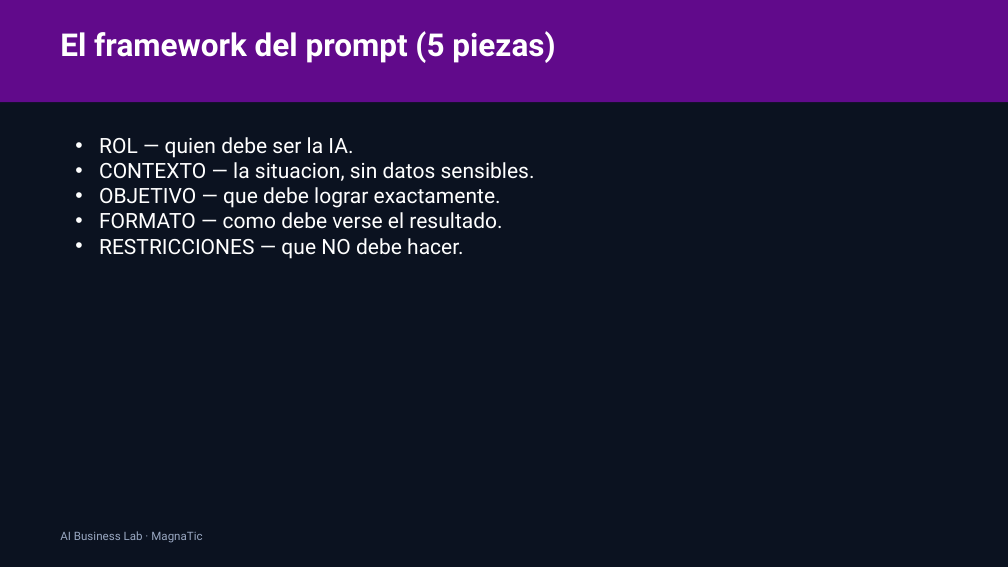
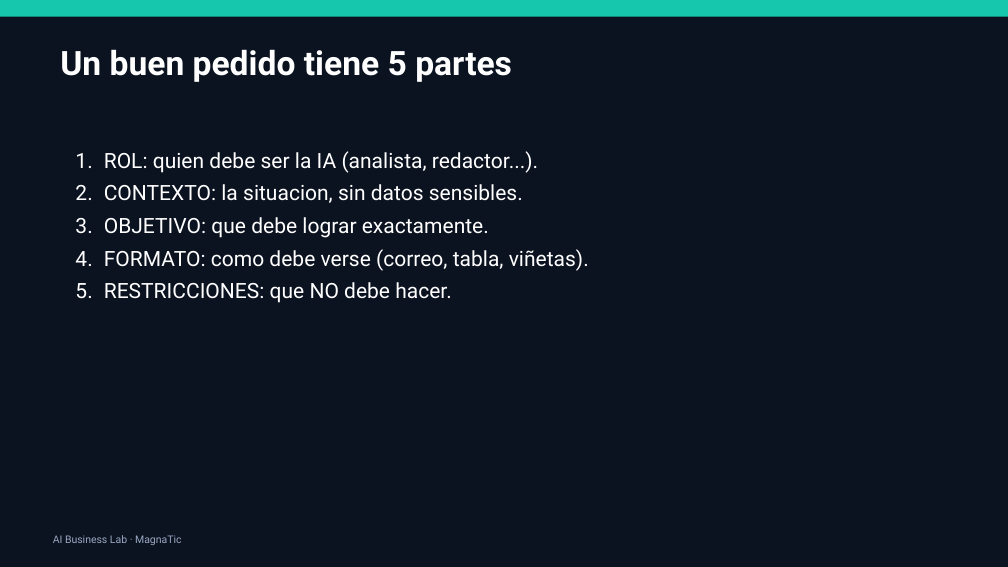
Before and after one commit to xander0408/CURSOS, a slide deck: slide 17 of AI-Business-Lab-Presentacion.pptx (slide 8 before the commit). Drawn at 1008x567 pixels with LibreOffice and Linux fonts; fonts in the diff are those of the drawing. Boxes give left, top, right and bottom in pixels: in the first picture for what was removed or moved away, otherwise in the second. Text is boxed around its words. In the diff, an @@ line names an element or a change of style, - is before the commit and + after.

```diff
--- a/AI-Business-Lab-Presentacion.pptx
+++ b/AI-Business-Lab-Presentacion.pptx
@@ rectangle: place and size @@
-rectangle at (0,0,1008,102)
+rectangle at (0,0,1008,17)
@@ rectangle at (0,0,1008,17): fill #610A8B to #16C6AD @@
@@ text removed at (60,31,555,63) @@
-El framework del prompt (5 piezas)
@@ text added at (60,49,512,82), 32 pt, text #FFFFFF, bold @@
+Un buen pedido tiene 5 partes
@@ text at (104,151,589,303): text changed @@
-• ROL — quien debe ser la IA.
-• CONTEXTO — la situacion, sin datos sensibles.
-• OBJETIVO — que debe lograr exactamente.
-• FORMATO — como debe verse el resultado.
-• RESTRICCIONES — que NO debe hacer.
+1. ROL: quien debe ser la IA (analista, redactor...).
+2. CONTEXTO: la situacion, sin datos sensibles.
+3. OBJETIVO: que debe lograr exactamente.
+4. FORMATO: como debe verse (correo, tabla, viñetas).
+5. RESTRICCIONES: que NO debe hacer.
@@ text "AI Business Lab · MagnaTic": place and size @@
-text "AI Business Lab · MagnaTic" at (60,531,202,543)
+text "AI Business Lab · MagnaTic" at (53,535,181,545)
@@ text "AI Business Lab · MagnaTic" at (53,535,181,545): size 11 to 10 pt @@
```
Also in this commit, not shown: 5 other slides changed, 25 slides added, 10 slides removed, 8 other files.
